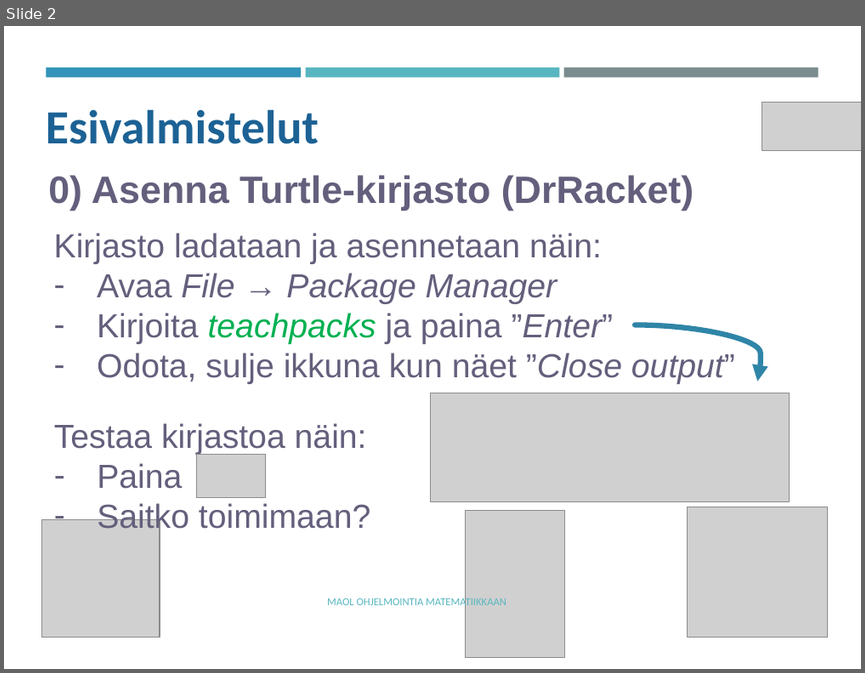
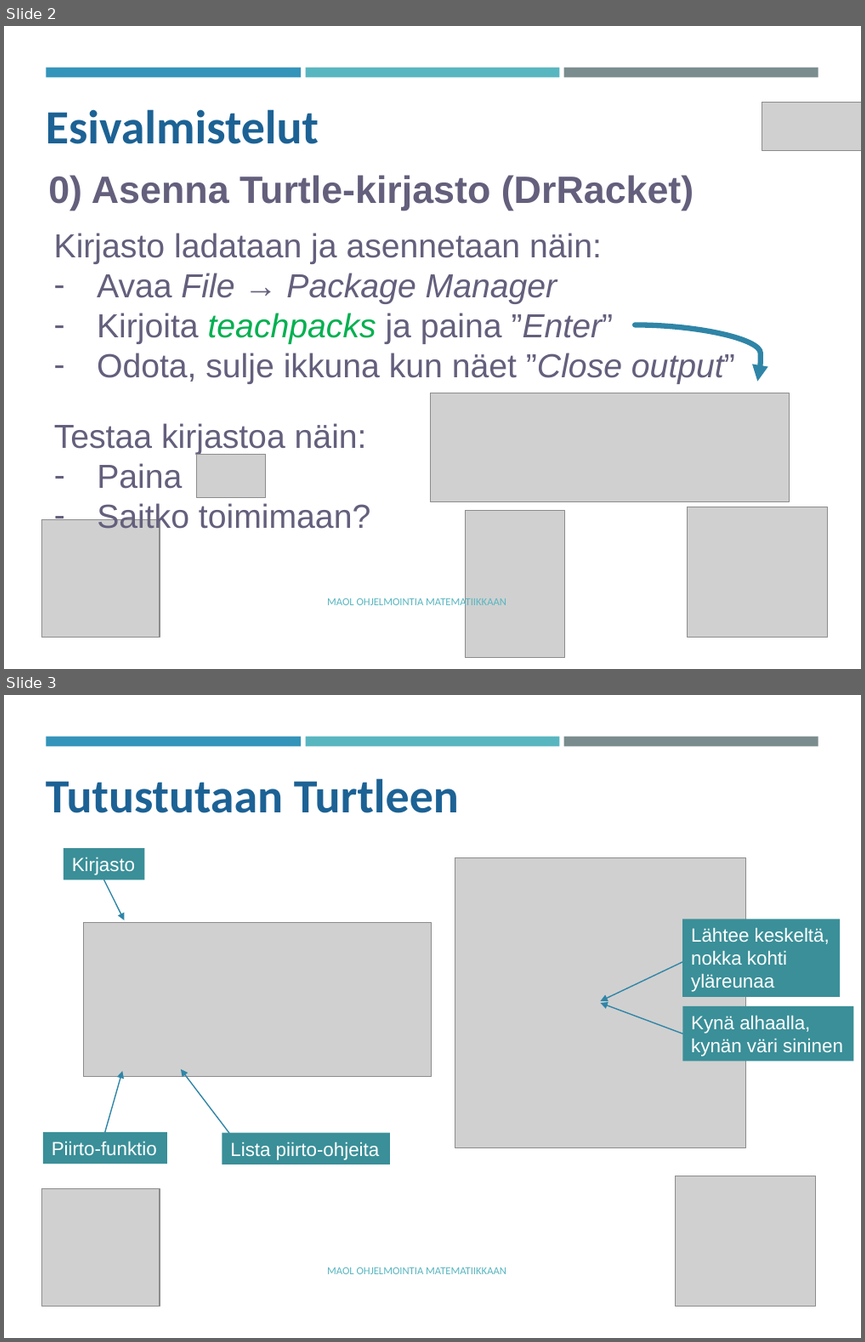
Before and after one commit to tyynetyyne/tyynetyyne.github.io, a slide deck: tehtavat/tiedostot/maol/power_point/Racket-MAOL-5-6-turtle1.pptx. Shown one above the other, each under a label of ours: slide 2 before the commit, slides 2 and 3 after it. The pictures are 865x673 and 865x1342 pixels, drawn with LibreOffice and Linux fonts; fonts in the diff are those of the drawing; grey boxes stand for pictures. Boxes give left, top, right and bottom in pixels: in the first picture for what was removed or moved away, otherwise in the second. Text is boxed around its words. In the diff, an @@ line names an element or a change of style, - is before the commit and + after.

```diff
--- a/tehtavat/tiedostot/maol/power_point/Racket-MAOL-5-6-turtle1.pptx
+++ b/tehtavat/tiedostot/maol/power_point/Racket-MAOL-5-6-turtle1.pptx
@@ slide 3 added at (4, 695, 861, 1338), background #FFFFFF; not listed: 3 template elements that a slide beside it also shows @@
@@ text added at (46, 778, 459, 813), 40 pt, text #1D6294, bold @@
+Tutustutaan Turtleen
@@ rectangle added at (64, 848, 144, 880), fill #3A8F98, 16 pt, text #FFFFFF @@
+Kirjasto
@@ picture added at (455, 858, 746, 1148) @@
@@ arrow added from (104, 880) to (124, 920), #2F85A7 1 pt @@
@@ picture added at (84, 922, 432, 1077) @@
@@ rectangle added at (682, 919, 840, 997), fill #3A8F98, 16 pt, text #FFFFFF @@
+Lähtee keskeltä,
+nokka kohti
+yläreunaa
@@ arrow added from (695, 955) to (601, 1001), #2F85A7 1 pt @@
@@ arrow added from (682, 1033) to (601, 1003), #2F85A7 1 pt @@
@@ rectangle added at (682, 1006, 854, 1061), fill #3A8F98, 16 pt, text #FFFFFF @@
+Kynä alhaalla,
+kynän väri sininen
@@ arrow added from (105, 1132) to (122, 1072), #2F85A7 1 pt @@
@@ arrow added from (229, 1133) to (181, 1068), #2F85A7 1 pt @@
@@ text added at (427, 1066, 450, 1101), 18 pt, text #FFFFFF @@
+.
@@ rectangle added at (42, 1132, 167, 1163), fill #3A8F98, 16 pt, text #FFFFFF @@
+Piirto-funktio
@@ rectangle added at (222, 1133, 390, 1164), fill #3A8F98, 16 pt, text #FFFFFF @@
+Lista piirto-ohjeita
@@ picture added at (675, 1175, 816, 1305) @@
@@ picture added at (41, 1188, 159, 1305) @@
@@ text added at (327, 1267, 506, 1274), 9 pt, text #58B6C0 @@
+MAOL OHJELMOINTIA MATEMATIIKKAAN
```
Also in this commit, not shown: 1 other slide added, 3 other files.
